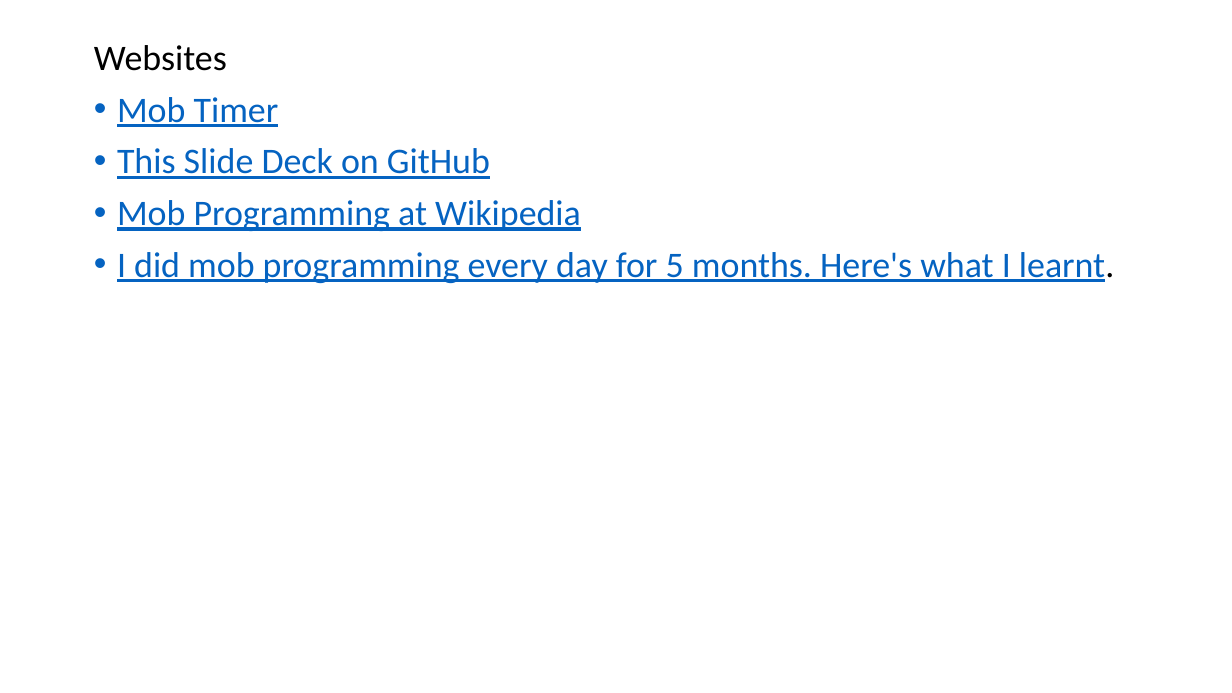
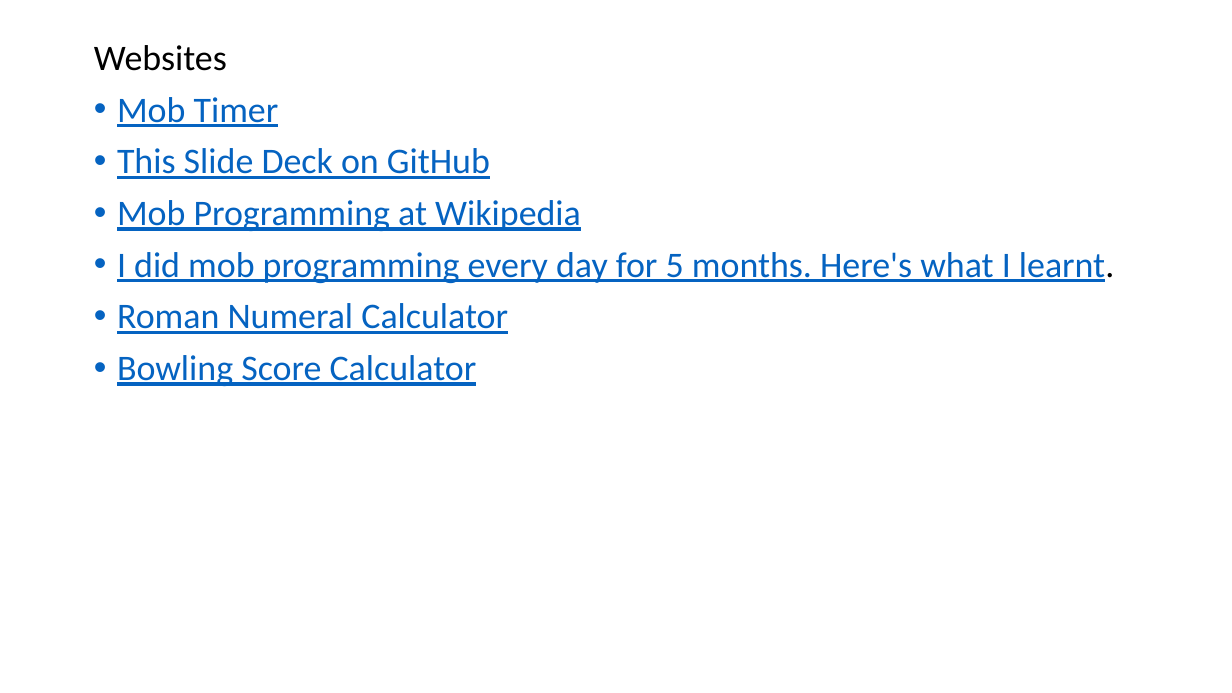
Before and after one commit to jonathan-r-jones/Mob-Programming-Demo, a slide deck: slide 12 of mob.pptx (slide 10 before the commit). Drawn at 1232x693 pixels with LibreOffice and Linux fonts; fonts in the diff are those of the drawing. Boxes give left, top, right and bottom in pixels: in the first picture for what was removed or moved away, otherwise in the second. Text is boxed around its words. In the diff, an @@ line names an element or a change of style, - is before the commit and + after.

```diff
--- a/mob.pptx
+++ b/mob.pptx
@@ text at (x1=117, y1=303, x2=508, y2=386): paragraphs added @@
+• Roman Numeral Calculator
+• Bowling Score Calculator
```
Also in this commit, not shown: 4 other slides changed, 2 slides added.
